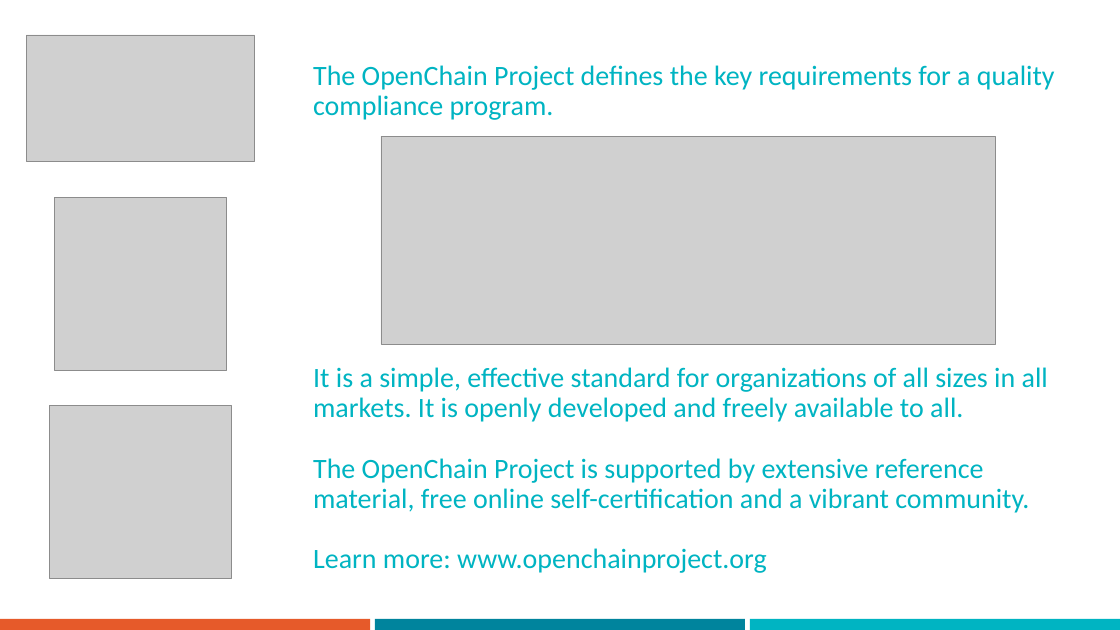
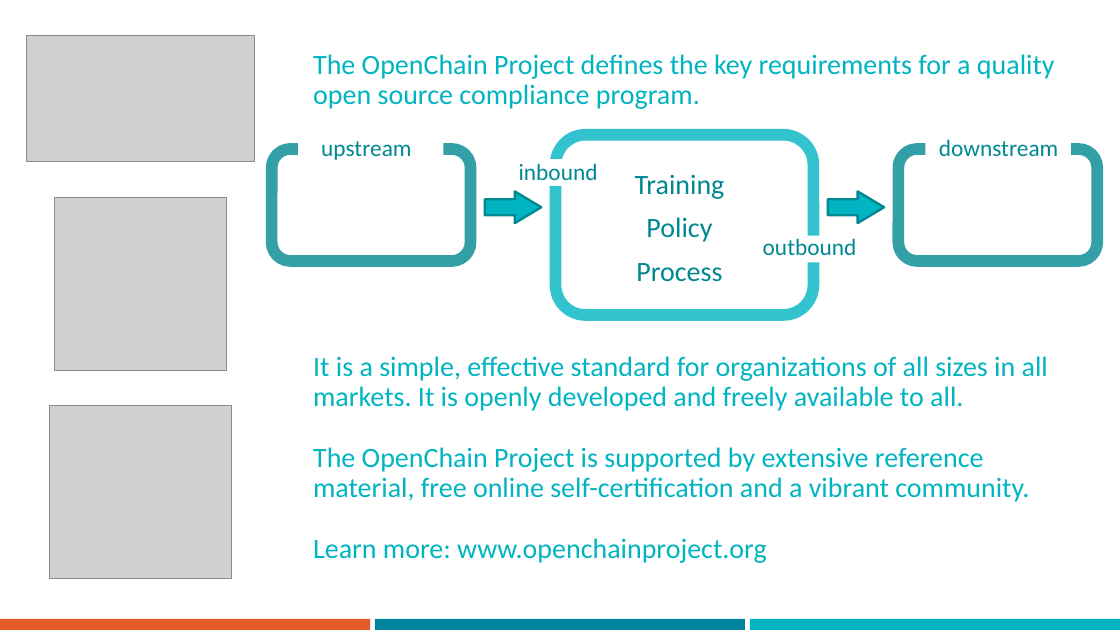
Before and after one commit to OpenChain-Project/Onboarding, a slide deck: slide 1 of one-slide/OpenChain-One-Slide-Overview.pptx. Drawn at 1120x630 pixels with LibreOffice and Linux fonts; fonts in the diff are those of the drawing; grey boxes stand for pictures. Boxes give left, top, right and bottom in pixels: in the first picture for what was removed or moved away, otherwise in the second. Text is boxed around its words. In the diff, an @@ line names an element or a change of style, - is before the commit and + after.

Commit message:
updated slides

```diff
--- a/one-slide/OpenChain-One-Slide-Overview.pptx
+++ b/one-slide/OpenChain-One-Slide-Overview.pptx
@@ text "The OpenChain Project defines the ..." moved from (x1=313, y1=65, x2=1055, y2=573) to (x1=313, y1=54, x2=1055, y2=563) @@
@@ text at (x1=313, y1=54, x2=1055, y2=109): text changed @@
-The OpenChain Project defines the key requirements for a quality compliance program.
+The OpenChain Project defines the key requirements for a quality open source compliance program.
@@ rounded rectangle added at (x1=271, y1=149, x2=471, y2=260), outline #008892 10 pt @@
@@ rectangle added at (x1=298, y1=134, x2=444, y2=161), fill #FFFFFF @@
@@ text added at (x1=321, y1=141, x2=411, y2=160), 20 pt, text #008892 @@
+upstream
@@ picture removed at (x1=381, y1=136, x2=996, y2=344) @@
@@ rounded rectangle added at (x1=555, y1=134, x2=813, y2=315), outline #00B4C2 10 pt @@
@@ rounded rectangle added at (x1=899, y1=149, x2=1098, y2=260), outline #008892 10 pt @@
@@ rectangle added at (x1=926, y1=134, x2=1071, y2=161), fill #FFFFFF @@
@@ text added at (x1=939, y1=139, x2=1058, y2=156), 20 pt, text #008892 @@
+downstream
@@ rectangle added at (x1=488, y1=159, x2=634, y2=186), fill #FFFFFF @@
@@ text added at (x1=519, y1=163, x2=598, y2=180), 20 pt, text #008892 @@
+inbound
@@ text added at (x1=635, y1=174, x2=725, y2=199), 24 pt, text #008892 @@
+Training
@@ right arrow added at (x1=485, y1=192, x2=541, y2=223), fill #00B4C2, outline #008892 2 pt @@
@@ right arrow added at (x1=828, y1=192, x2=884, y2=223), fill #00B4C2, outline #008892 2 pt @@
@@ text added at (x1=646, y1=217, x2=712, y2=242), 24 pt, text #008892 @@
+Policy
@@ rectangle added at (x1=740, y1=235, x2=886, y2=262), fill #FFFFFF @@
@@ text added at (x1=763, y1=238, x2=857, y2=255), 20 pt, text #008892 @@
+outbound
@@ text added at (x1=636, y1=263, x2=722, y2=282), 24 pt, text #008892 @@
+Process
```
Also in this commit, not shown: 2 other files.
